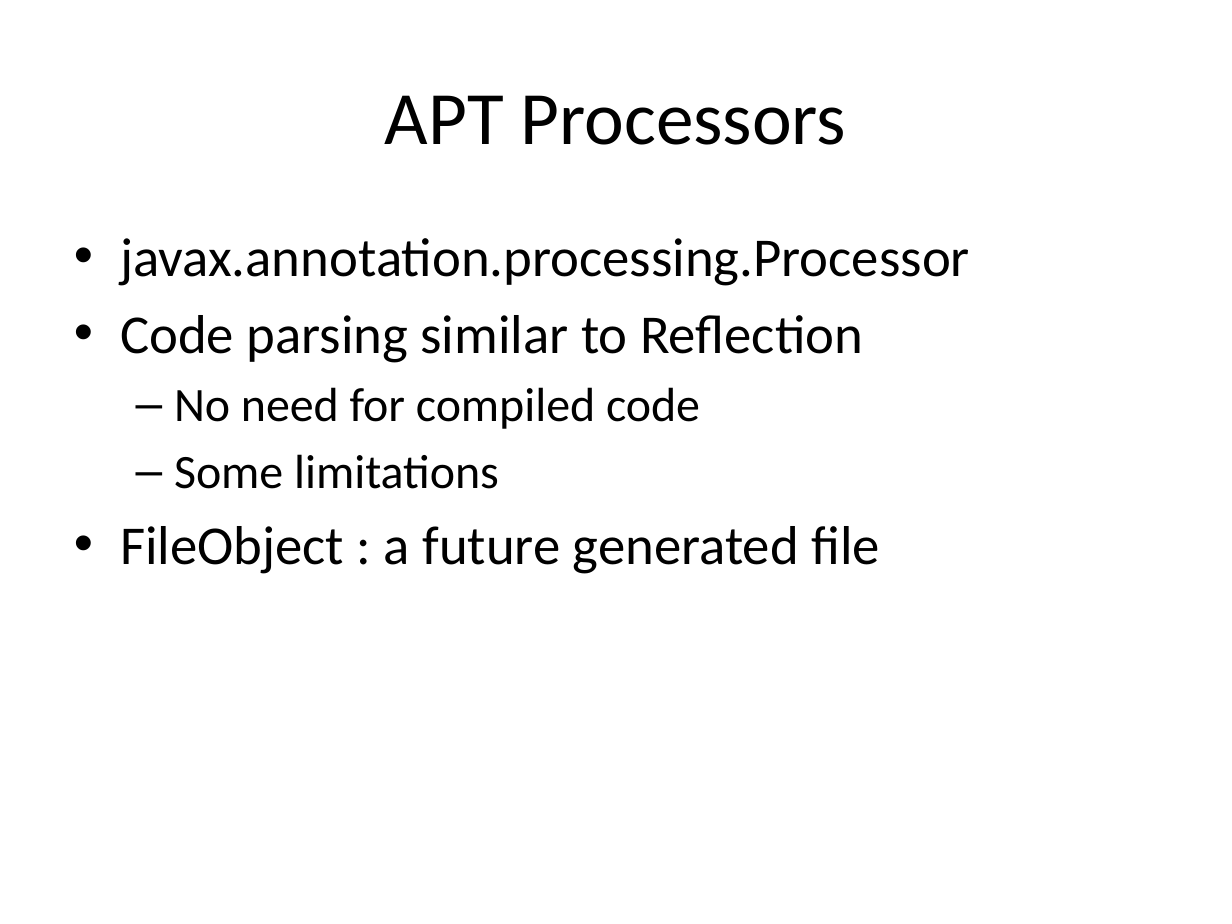
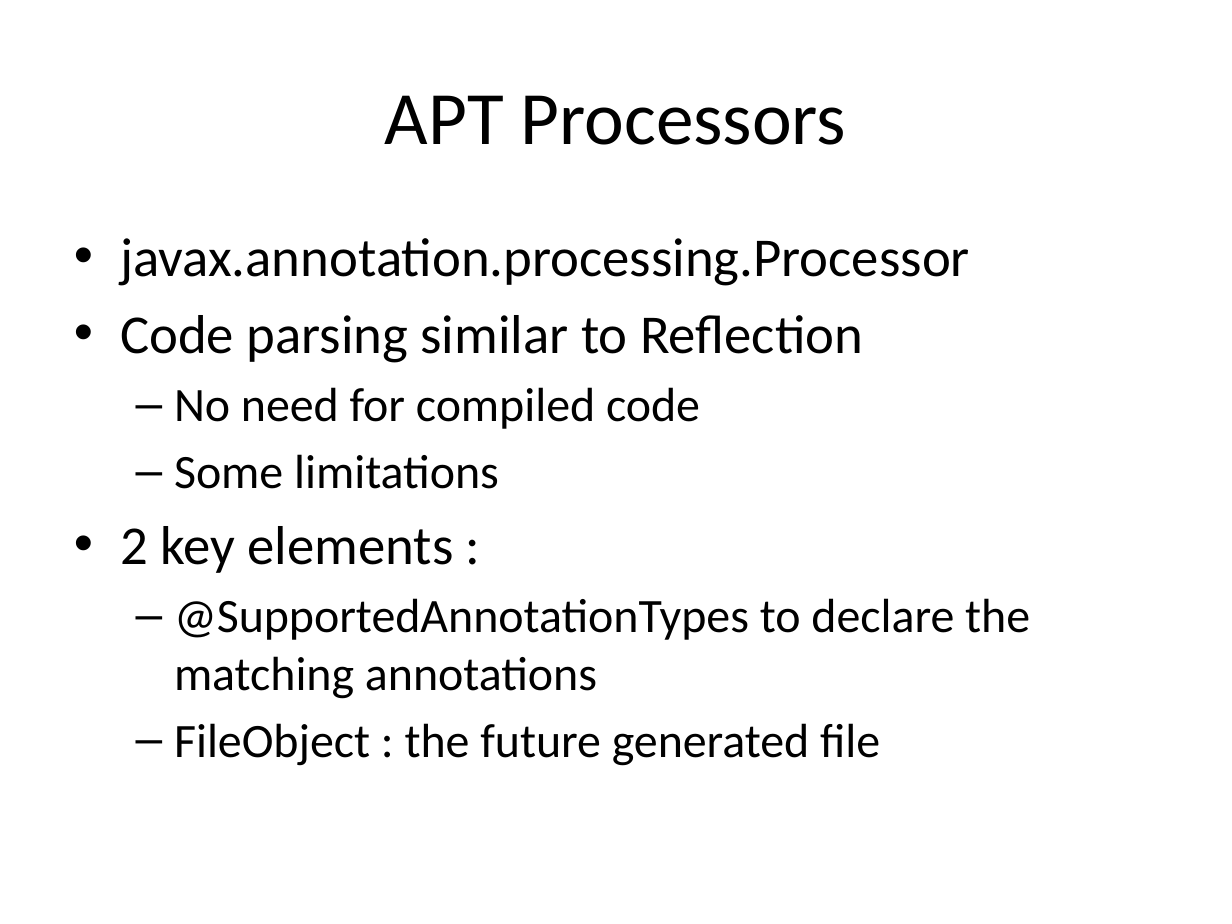
Before and after one commit to dbaeli/ez18n, a slide deck: slide 14 of ez18n-slides/javaone-2012/ez18n_javaone2012.pptx (slide 13 before the commit). Drawn at 1232x924 pixels with LibreOffice and Linux fonts; fonts in the diff are those of the drawing; background and template pictures are left out. Boxes give left, top, right and bottom in pixels: in the first picture for what was removed or moved away, otherwise in the second. Text is boxed around its words. In the diff, an @@ line names an element or a change of style, - is before the commit and + after.

```diff
--- a/ez18n-slides/javaone-2012/ez18n_javaone2012.pptx
+++ b/ez18n-slides/javaone-2012/ez18n_javaone2012.pptx
@@ text at [120, 526, 1030, 766]: text changed; size 32 to 28 pt @@
-• FileObject : a future generated file
+• 2 key elements :
+  – @SupportedAnnotationTypes to declare the matching annotations
+  – FileObject : the future generated file
```
Also in this commit, not shown: 17 other slides changed, 5 slides added, 7 slides removed.
